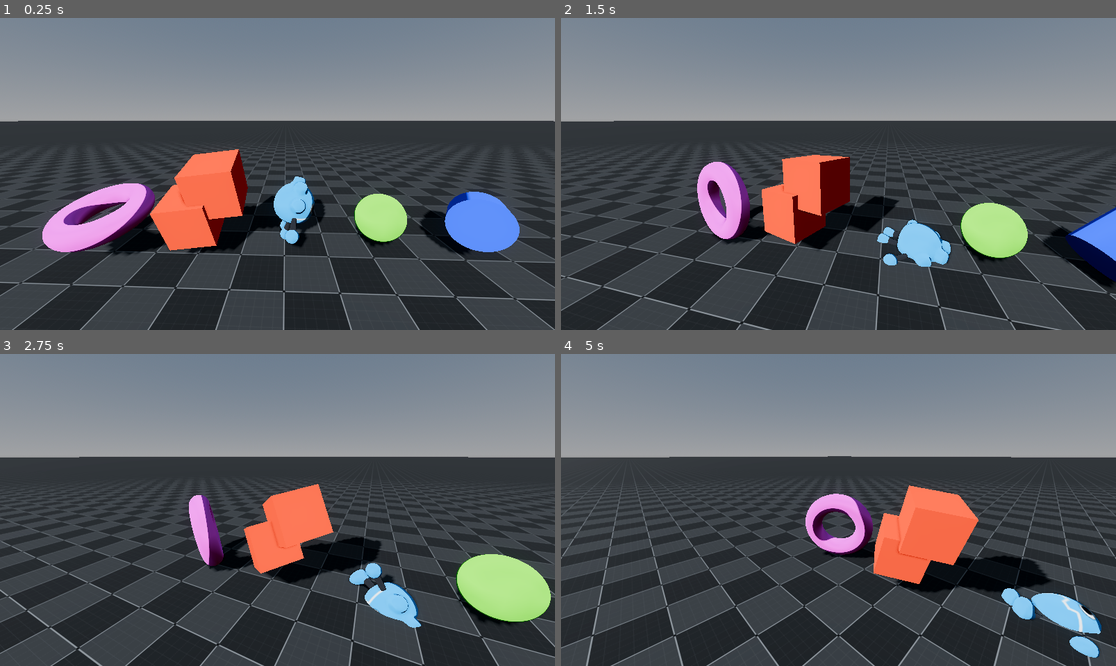
Above: before the commit, frames 1-4 (two rows, left to right).
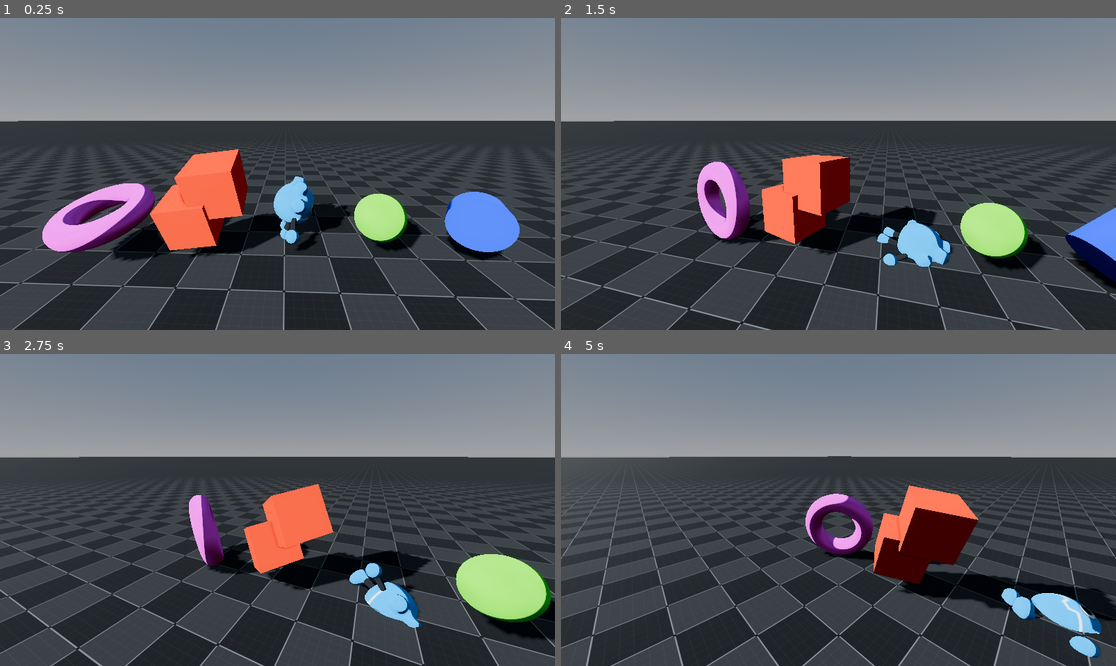
Above: after the commit, the same moments.

Repository: Decapitated/Compositor-Effect-Playground
Game: Godot game, scene res://outline_effect/outline_effect.tscn
Two runs of this game, one before a commit and one after it. Both use one fixed random seed, a clock stepped at 60 frames per second and the inputs below. The project has no main scene, so this scene is started directly.
Inputs:
- Up to frame 1 (0.25 s): no input
- Up to frame 2 (1.5 s): no input
- Up to frame 3 (2.75 s): no input
- Up to frame 4 (5 s): no input

The runs differ from the first frame. In frame 1, 3.3% of the frame differs, in the area x 10-92%, y 51-78%; in frame 2, 3.1%; in frame 3, 3.2%; in frame 4, 5.8%, in the area x 44-100%, y 45-98%.
Error in both runs: Cannot call method 'vertex_format_create' on a null value. (res://outline_effect/stencil/stencil.gd:49)

Commit message:
Some more

Diff:
--- a/outline_effect/extraction/extraction.gd
+++ b/outline_effect/extraction/extraction.gd
@@ -96,7 +96,7 @@
         float(scale),                 # Scale                        (4) (4)
         depth_threshold,              # Depth Theshold               (4) (8)
         normal_threshold,             # Normal Threshold             (4) (12)
-        0.0,                          # Padding                     (4) (16)
+        0.0,                          # Padding                      (4) (16)
     ])
     var scene_data_uniform_buffer: RID = scene_data.get_uniform_buffer()
     # Run compute for each view.
--- a/outline_effect/jump_flood/jump_flood.gd
+++ b/outline_effect/jump_flood/jump_flood.gd
@@ -151,7 +151,7 @@
         push_constant[6] = 0.0
         _run_compute(uniform_set_0, push_constant, x_groups, y_groups, z_groups)
         #endregion
-        #region Run pass 1 (Outside JFA)
+        #region Run pass 1 (Outside Jump Flood)
         push_constant[6] = 1.0
         var current_offset: float = distance
         while current_offset >= 1.0:
@@ -168,7 +168,7 @@
         push_constant[6] = 3.0
         _run_compute(uniform_set_0, push_constant, x_groups, y_groups, z_groups)
         #endregion
-        #region Run pass 4 (Inside JFA)
+        #region Run pass 4 (Inside Jump Flood)
         push_constant[6] = 4.0
         current_offset = distance
         while current_offset >= 1.0:
--- a/outline_effect/outline_effect.tscn
+++ b/outline_effect/outline_effect.tscn
@@ -40,7 +40,6 @@
 needs_normal_roughness = false
 script = ExtResource("3_vxeov")
 stencil_effect = SubResource("CompositorEffect_vsri0")
-depth_threshold = 0.033
 normal_threshold = 0.25
 metadata/_custom_type_script = "uid://c4y0db8ekqnpw"
 
@@ -64,6 +63,7 @@
 needs_normal_roughness = false
 script = ExtResource("5_vsri0")
 jump_flood_effect = SubResource("CompositorEffect_gbl11")
+line_color = Color(4.415934, 4.415934, 4.415934, 1)
 metadata/_custom_type_script = "uid://uauh2w1q8ntw"
 
 [sub_resource type="Compositor" id="Compositor_awg7p"]
@@ -74,7 +74,7 @@
 [node name="3D Samples" parent="." unique_id=1926476177 instance=ExtResource("1_kf30h")]
 
 [node name="DirectionalLight3D" parent="3D Samples/WorldEnvironment" parent_id_path=PackedInt32Array(1926476177, 793794692) index="0" unique_id=935803027]
-transform = Transform3D(0.92387944, 0.19134173, -0.33141357, 0, 0.8660254, 0.49999997, 0.38268343, -0.46193975, 0.80010307, 0, 0, 0)
+transform = Transform3D(0.7071067, 0.35355338, -0.61237234, 0, 0.8660254, 0.49999994, 0.7071067, -0.35355338, 0.61237234, 0, 0, 0)
 shadow_enabled = true
 
 [node name="GodotPlush" parent="3D Samples" index="2" unique_id=697354579]
